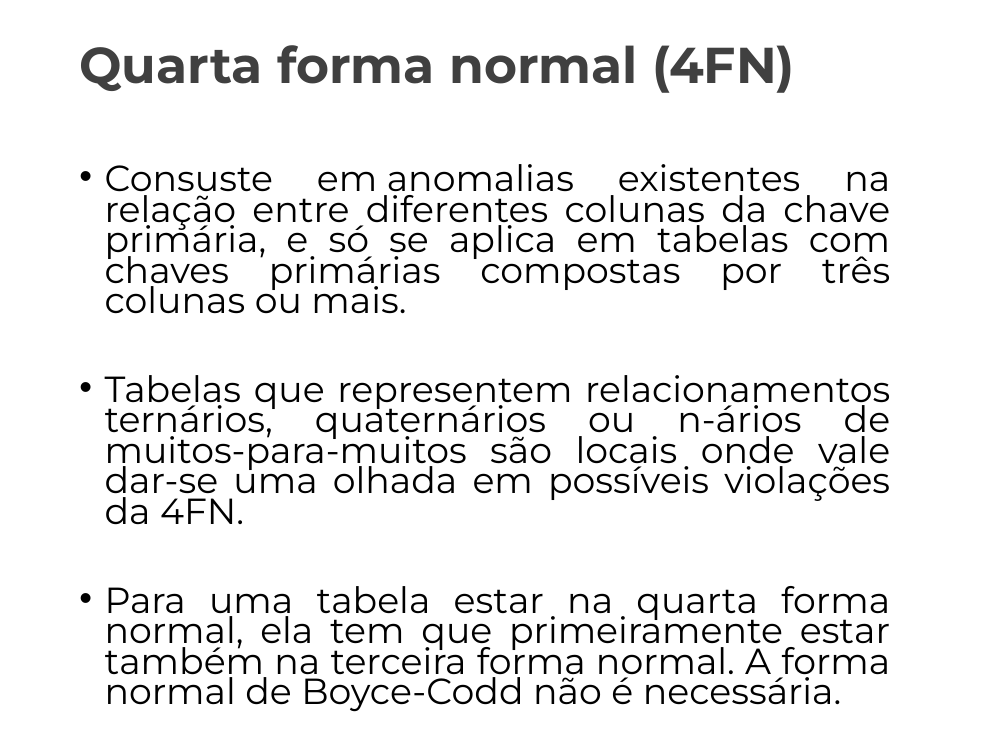
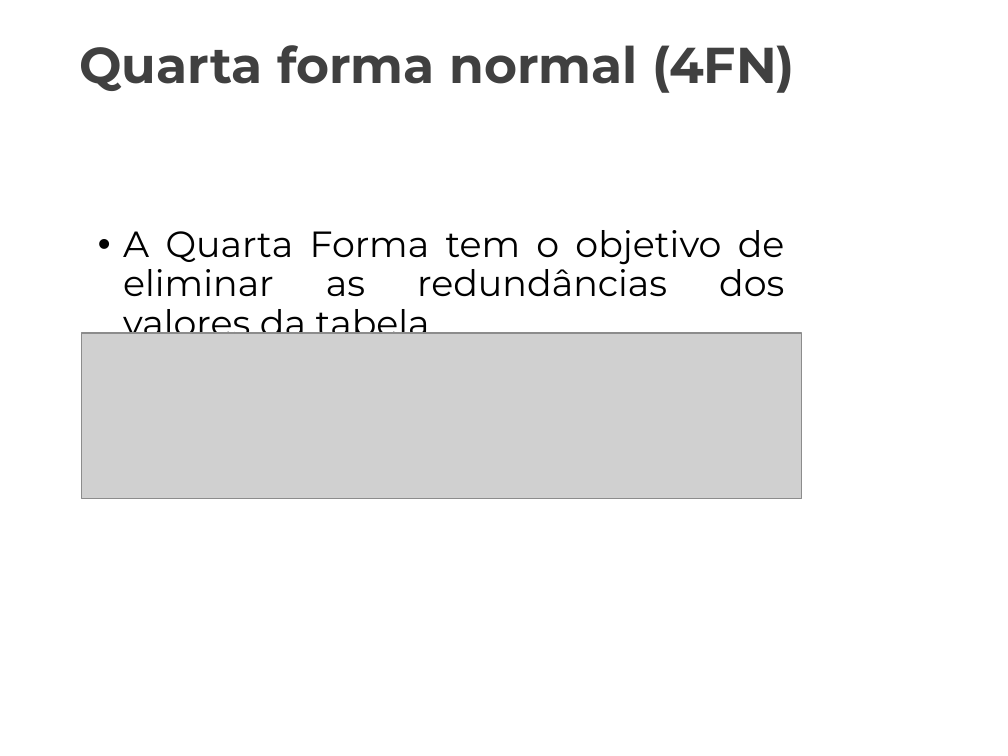
Before and after one commit to Marcaum04/Normalizacao-G2M, a slide deck: slide 18 of Projeto_Normalização/Apresentação_Final/AulaInvertida_Normalizacao.pptx (slide 19 before the commit). Drawn at 1008x756 pixels with LibreOffice and Linux fonts; fonts in the diff are those of the drawing; grey boxes stand for pictures; background and template pictures are left out. Boxes give left, top, right and bottom in pixels: in the first picture for what was removed or moved away, otherwise in the second. Text is boxed around its words. In the diff, an @@ line names an element or a change of style, - is before the commit and + after.

```diff
--- a/Projeto_Normalização/Apresentação_Final/AulaInvertida_Normalizacao.pptx
+++ b/Projeto_Normalização/Apresentação_Final/AulaInvertida_Normalizacao.pptx
@@ text at (x1=123, y1=230, x2=785, y2=345): text changed; size 25.9 to 26 pt @@
-• Consuste em anomalias existentes na relação entre diferentes colunas da chave primária, e só se aplica em tabelas com chaves primárias compostas por três colunas ou mais.
-• Tabelas que representem relacionamentos ternários, quaternários ou n-ários de muitos-para-muitos são locais onde vale dar-se uma olhada em possíveis violações da 4FN.
-• Para uma tabela estar na quarta forma normal, ela tem que primeiramente estar também na terceira forma normal. A forma normal de Boyce-Codd não é necessária.
+• A Quarta Forma tem o objetivo de eliminar as redundâncias dos valores da tabela
@@ picture added at (x1=82, y1=333, x2=801, y2=499) @@
```
Also in this commit, not shown: 17 other slides changed, 1 slide added, 1 slide removed, 1 other file.
